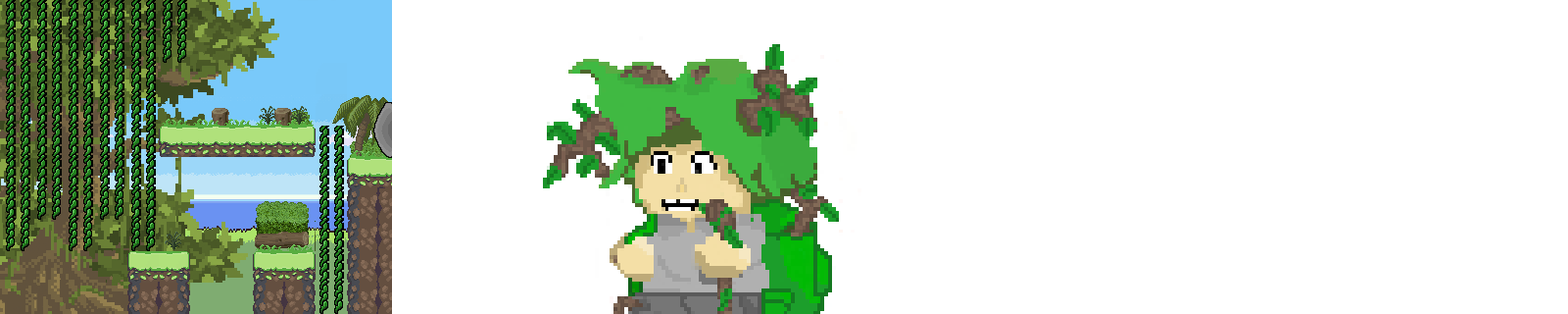
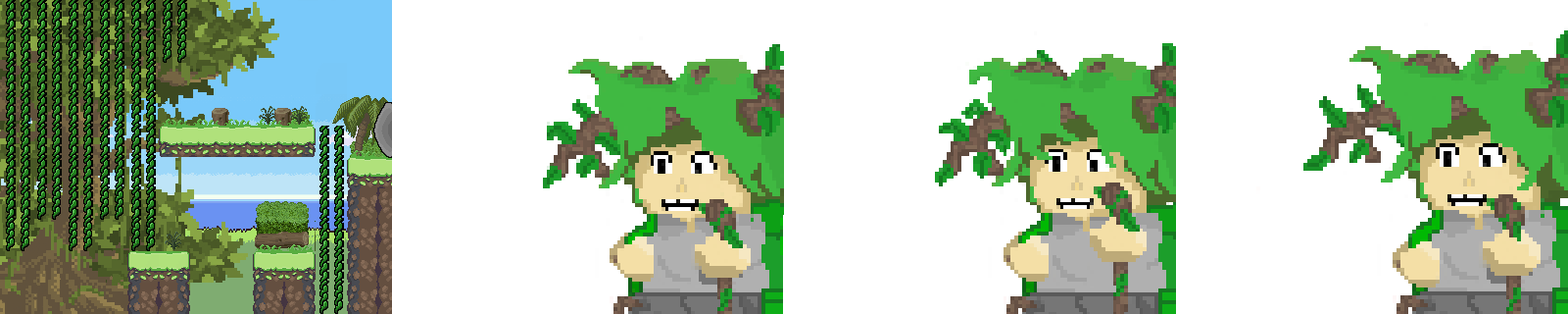
Revision of a layered 1568 × 314 image; what changed, layer by layer:
added layer "Capa 2" above "Capa 1" over [1303, 22, 1568, 314]
added layer "Capa 1" above "FOC" over [934, 31, 1261, 314]
painted on "FOC" over [783, 54, 862, 314]
